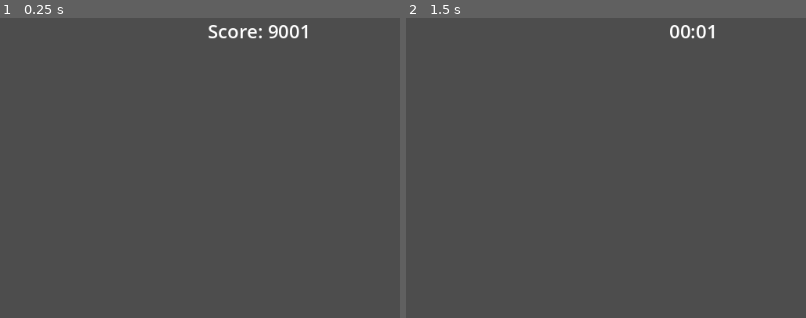
Above: before the commit, frames 1-2 (left to right).
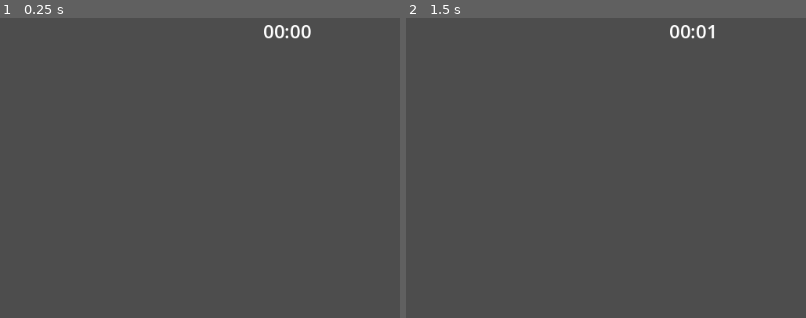
Above: after the commit, the same moments.

Repository: barndles/ggj2025
Game: Godot game, scene res://Scenes/MainUI.tscn
Same seed, same stepped clock (60 frames per second), same inputs: the game is played once before the commit and once after it. The project has no main scene, so this scene is started directly.
Inputs:
- Up to frame 1 (0.25 s): no input
- Up to frame 2 (1.5 s): tap Enter at 0.5 s; tap Space at 1.25 s
The pictures show only the part of the screen within x 50-100%, y 0-50%; the shares and areas given below are measured in that part.

The runs differ from the first frame. In frame 1, 0.6% of the frame differs, in the area x 52-78%, y 2-7%; in frame 2, nothing differs.

Commit message:
Added global GS

Diff:
--- a/Scenes/MainUI.tscn
+++ b/Scenes/MainUI.tscn
@@ -21,7 +21,7 @@
 offset_bottom = 23.0
 grow_horizontal = 0
 theme_override_font_sizes/font_size = 24
-text = "Score: 9001"
+text = "00:00"
 horizontal_alignment = 2
 
 [node name="GameTimer" type="Timer" parent="."]
--- a/project.godot
+++ b/project.godot
@@ -14,6 +14,10 @@
 config/features=PackedStringArray("4.3", "Forward Plus")
 config/icon="res://icon.svg"
 
+[autoload]
+
+GS="*res://src/GS.gd"
+
 [display]
 
 window/size/viewport_width=1024
--- /dev/null
+++ b/src/GS.gd
@@ -0,0 +1 @@
+extends Node
